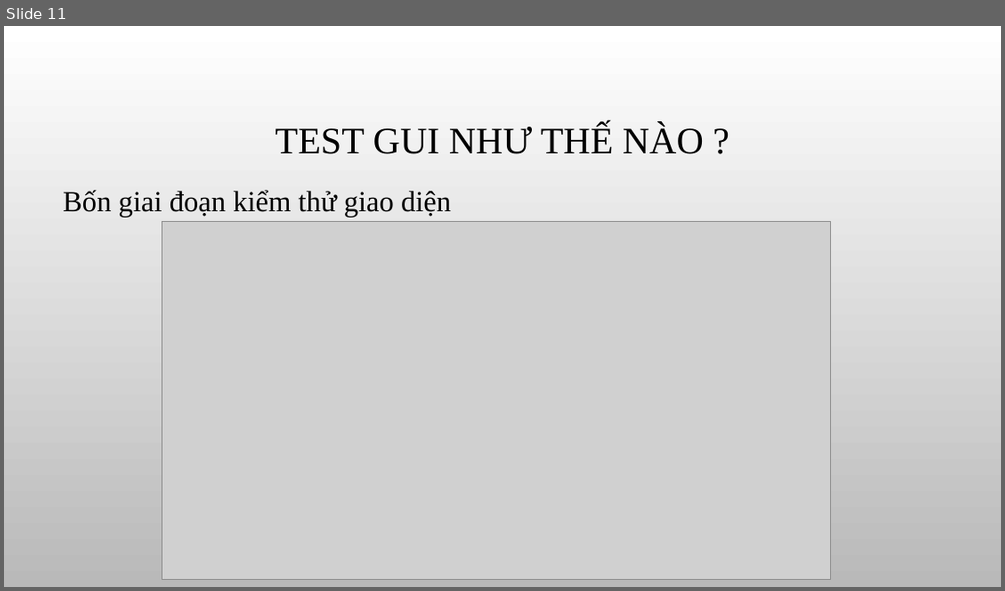
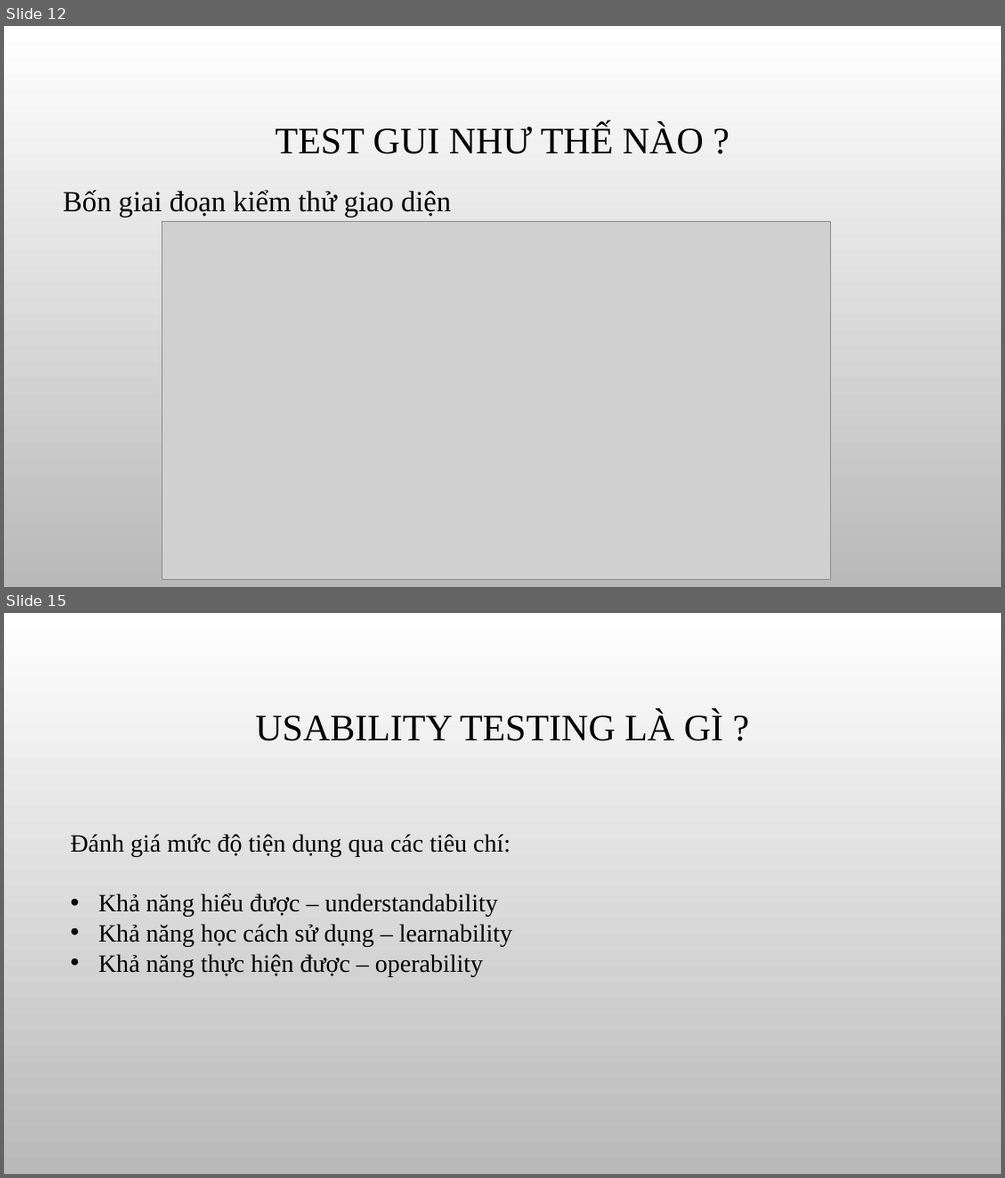
Before and after one commit to khoahoang/GUI-Usability-testing-research, a slide deck: slide/GUI & Usability testing group 20.pptx. Shown one above the other, each under a label of ours: slide 11 before the commit, slides 12 and 15 after it; the slides between them are not shown. The pictures are 1005x591 and 1005x1178 pixels, drawn with LibreOffice and Linux fonts; fonts in the diff are those of the drawing; grey boxes stand for pictures; background and template pictures are left out. Boxes give left, top, right and bottom in pixels: in the first picture for what was removed or moved away, otherwise in the second. Text is boxed around its words. In the diff, an @@ line names an element or a change of style, - is before the commit and + after.

```diff
--- a/slide/GUI & Usability testing group 20.pptx
+++ b/slide/GUI & Usability testing group 20.pptx
@@ slide 15 added at bbox=[4, 613, 1001, 1174], background picture (left out) @@
@@ title added at bbox=[255, 711, 723, 741], 36 pt, text #000000 @@
+USABILITY TESTING LÀ GÌ ?
@@ text added at bbox=[71, 834, 512, 976], 24 pt, text #000000 @@
+Đánh giá mức độ tiện dụng qua các tiêu chí:
+• Khả năng hiểu được – understandability
+• Khả năng học cách sử dụng – learnability
+• Khả năng thực hiện được – operability
@@ what was slide 11 is now slide 12 @@
```
Also in this commit, not shown: 4 slides changed, 3 other slides added, 7 slides removed, 1 other file.
